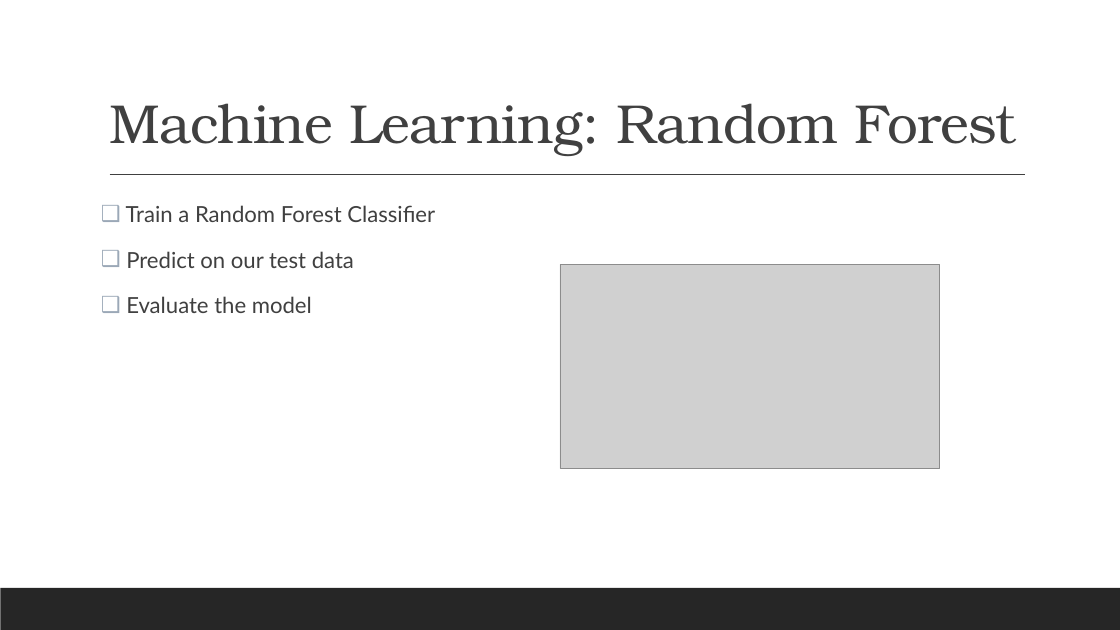
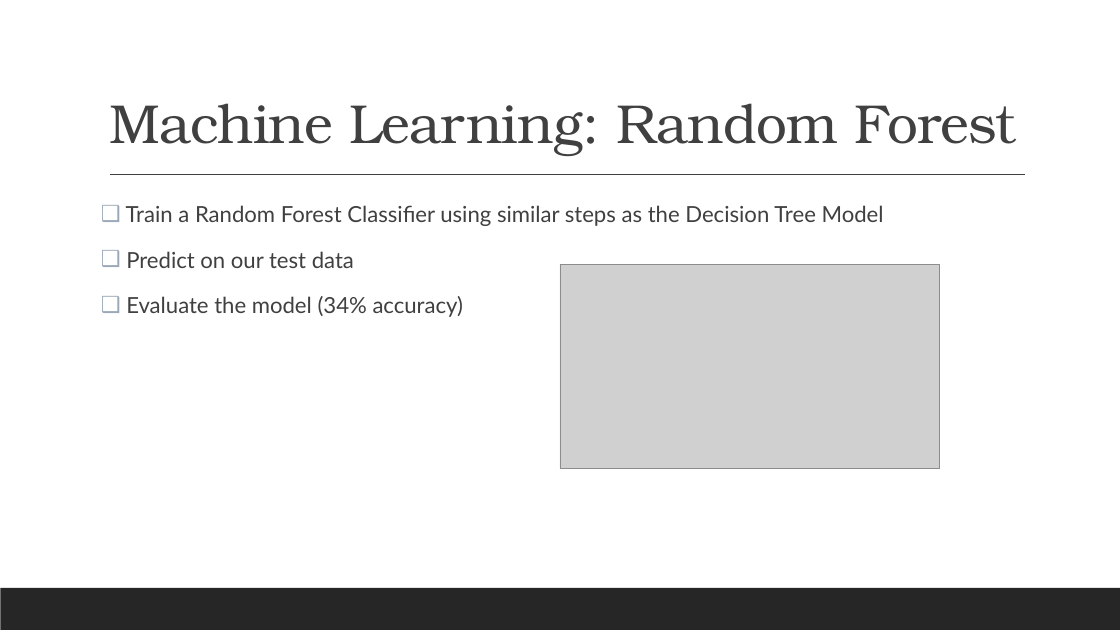
Before and after one commit to mrbowman86/Credit_Loan_Analysis, a slide deck: slide 9 of Credit_Loan_Analysis_PPT.pptx. Drawn at 1120x630 pixels with LibreOffice and Linux fonts; fonts in the diff are those of the drawing; grey boxes stand for pictures. Boxes give left, top, right and bottom in pixels: in the first picture for what was removed or moved away, otherwise in the second. Text is boxed around its words. In the diff, an @@ line names an element or a change of style, - is before the commit and + after.

Commit message:
final upload

```diff
--- a/Credit_Loan_Analysis_PPT.pptx
+++ b/Credit_Loan_Analysis_PPT.pptx
@@ text at [126,205,884,226]: text changed @@
-❑ Train a Random Forest Classifier
+❑ Train a Random Forest Classifier using similar steps as the Decision Tree Model
@@ text at [126,296,463,317]: text changed @@
-❑ Evaluate the model
+❑ Evaluate the model (34% accuracy)
```
Also in this commit, not shown: 4 other slides changed.
